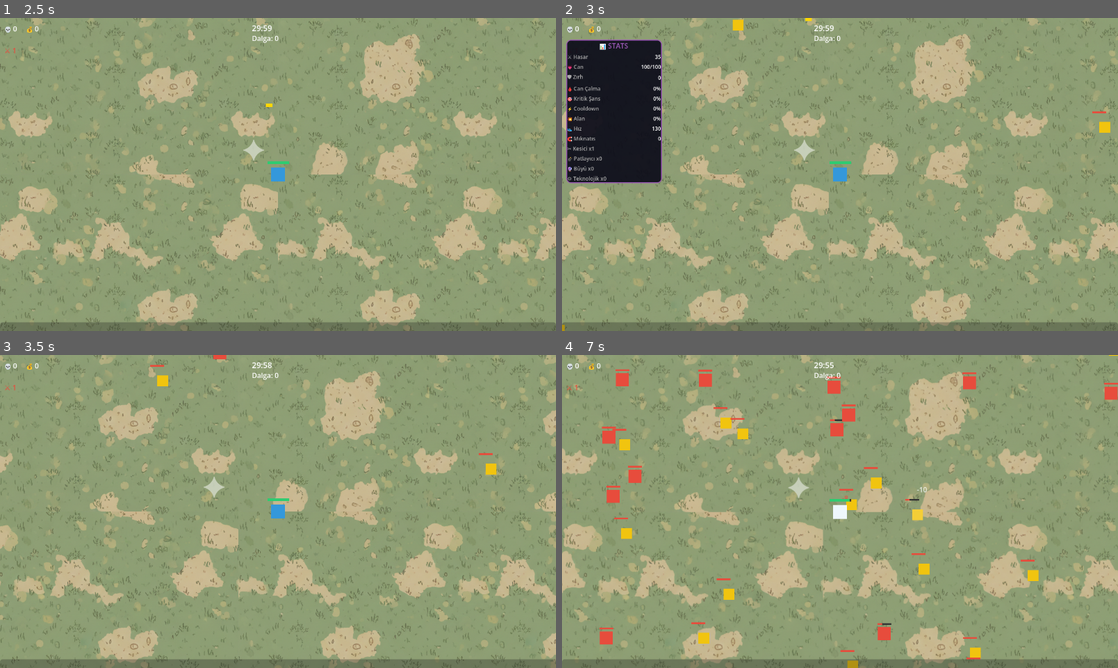
Above: before the commit, frames 1-4 (two rows, left to right).
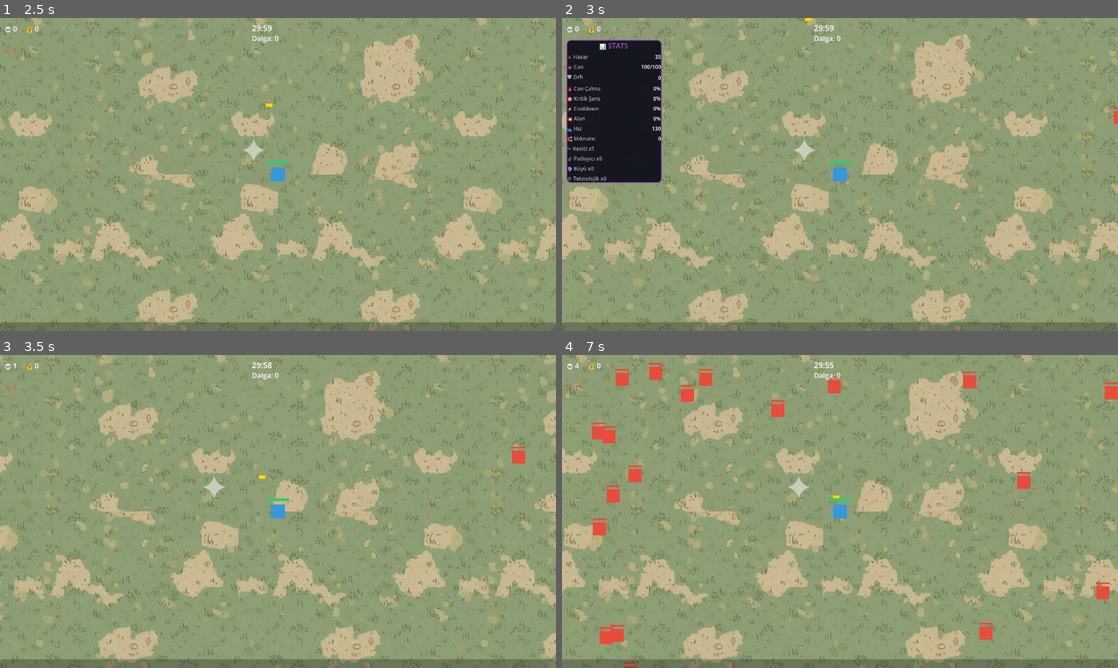
Above: after the commit, the same moments.

Repository: jegy911/survivors-clone
Game: Godot game, scene res://ui/main_menu.tscn
Two runs of this game, one before a commit and one after it. Both use one fixed random seed, a clock stepped at 60 frames per second and the inputs below.
Inputs:
- Up to frame 1 (2.5 s): click "▶ OYNA" at 0.5 s; click "Seç" at 1.25 s; click "▶ Oyna" at 2 s
- Up to frame 2 (3 s): tap Enter (ui_accept) at 2.75 s; hold Right (ui_right) from 2.78 s (still down)
- Up to frame 3 (3.5 s): keep holding Right (ui_right); tap Enter (ui_accept) at 3.02 s
- Up to frame 4 (7 s): release Right (ui_right) at 3.53 s; hold Down (ui_down) 3.53-4.28 s; tap Enter (ui_accept) at 3.77, 5.27, 6.02, 6.77 s; hold Right (ui_right) 4.28-5.03 s; hold Up (ui_up) 5.03-5.78 s; hold Left (ui_left) from 5.78 s (still down)

Frame 1 is identical in both runs. In frame 2, 0.2% of the frame differs, in the area x 0-100%, y 0-100%; in frame 3, 0.3%; in frame 4, 4.0%.

Commit message:
Update main.gd

Diff:
--- a/main/main.gd
+++ b/main/main.gd
@@ -256,8 +256,17 @@
 	var roll = randf()
 
 	# İlk 2 dakika: sadece basic ve fast (level-1)
+	# 0-1 dakika: sadece weak mode
+	if t < 60:
+		var e = enemy_scene.instantiate()
+		e.set_meta("weak_mode", true)
+		return e
+	# 1-2 dakika: sadece normal basic enemy
 	if t < 120:
-		if roll < 0.55:
+		return enemy_scene.instantiate()
+	# 2-3 dakika: basic dominant, fast az
+	if t < 180:
+		if roll < 0.70:
 			return enemy_scene.instantiate()
 		else:
 			return fast_enemy_scene.instantiate()
